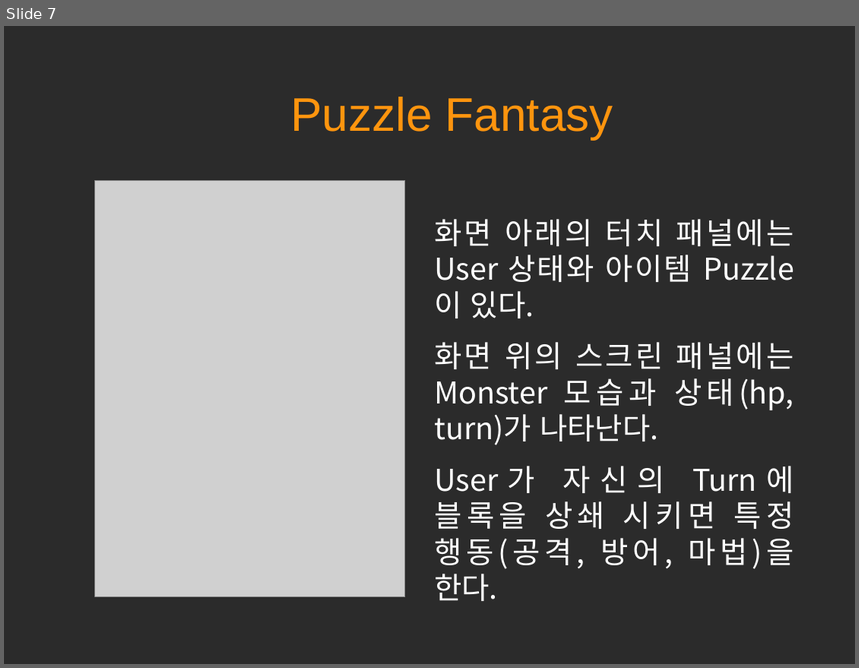
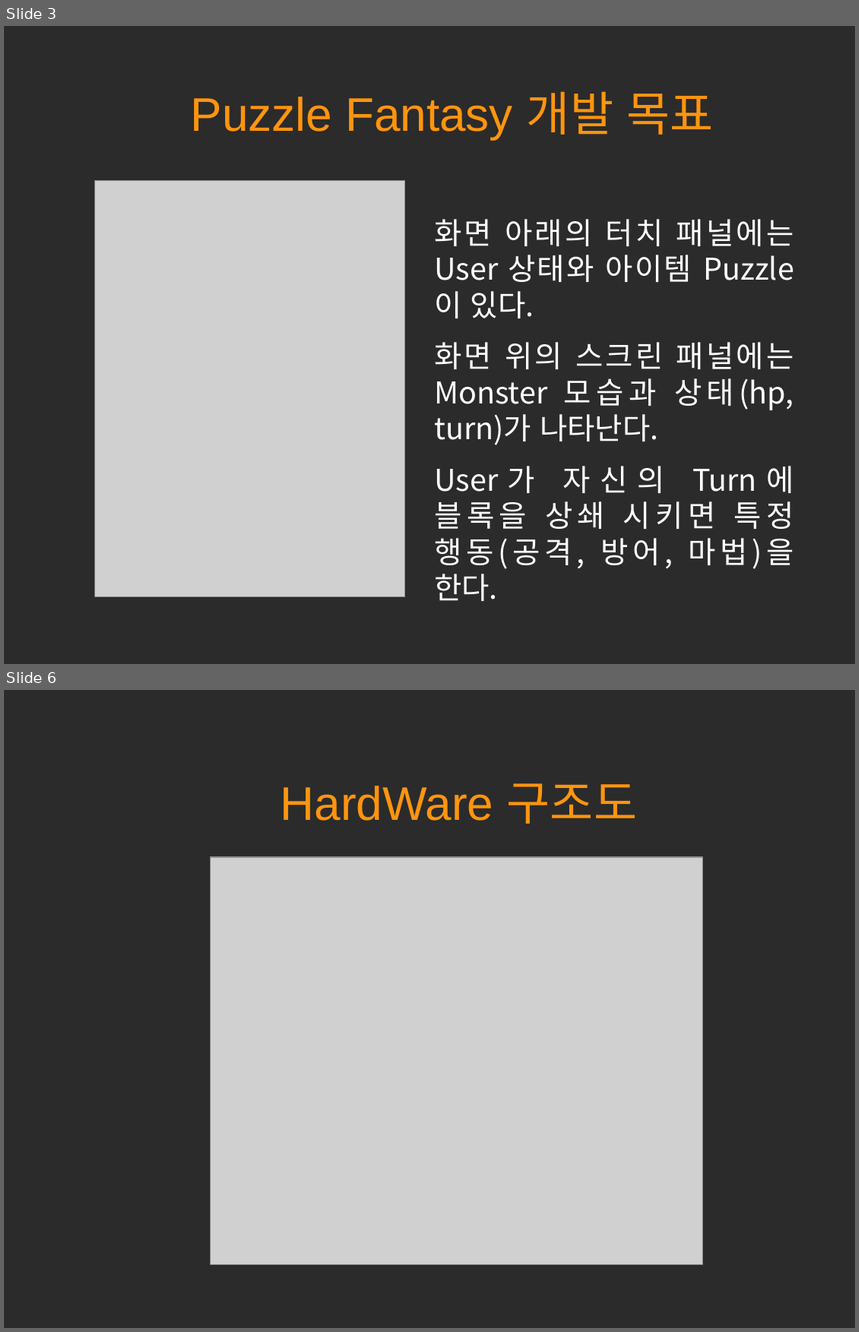
Before and after one commit to hl1itj/Team3, a slide deck: doc/term project 발표자료.odp. Shown one above the other, each under a label of ours: slide 7 before the commit, slides 3 and 6 after it; the slides between them are not shown. The pictures are 859x668 and 859x1332 pixels, drawn with LibreOffice and Linux fonts; fonts in the diff are those of the drawing; grey boxes stand for pictures; background and template pictures are left out; a plain dark background stands for a picture behind light text. Boxes give left, top, right and bottom in pixels: in the first picture for what was removed or moved away, otherwise in the second. Text is boxed around its words. In the diff, an @@ line names an element or a change of style, - is before the commit and + after.

```diff
--- a/doc/term project 발표자료.odp
+++ b/doc/term project 발표자료.odp
@@ slide 6 added at (4, 690, 855, 1328), background picture (left out) @@
@@ title added at (281, 783, 637, 824), 44 pt, text #FF950E @@
+HardWare 구조도
@@ picture added at (211, 858, 704, 1265) @@
@@ what was slide 7 is now slide 3 @@
@@ slide 3 changed as well @@
@@ title at (191, 91, 714, 139): text changed @@
-Puzzle Fantasy
+Puzzle Fantasy 개발 목표
```
Also in this commit, not shown: 2 other slides changed, 3 other slides added, 5 slides removed, 2 other files.
